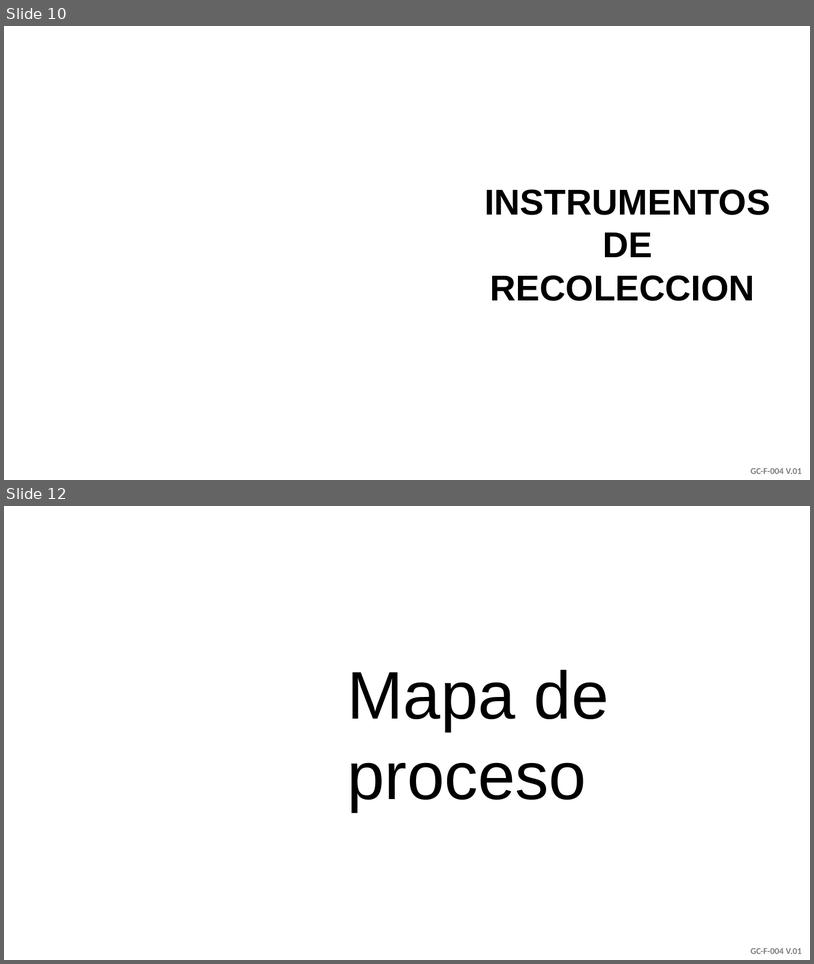
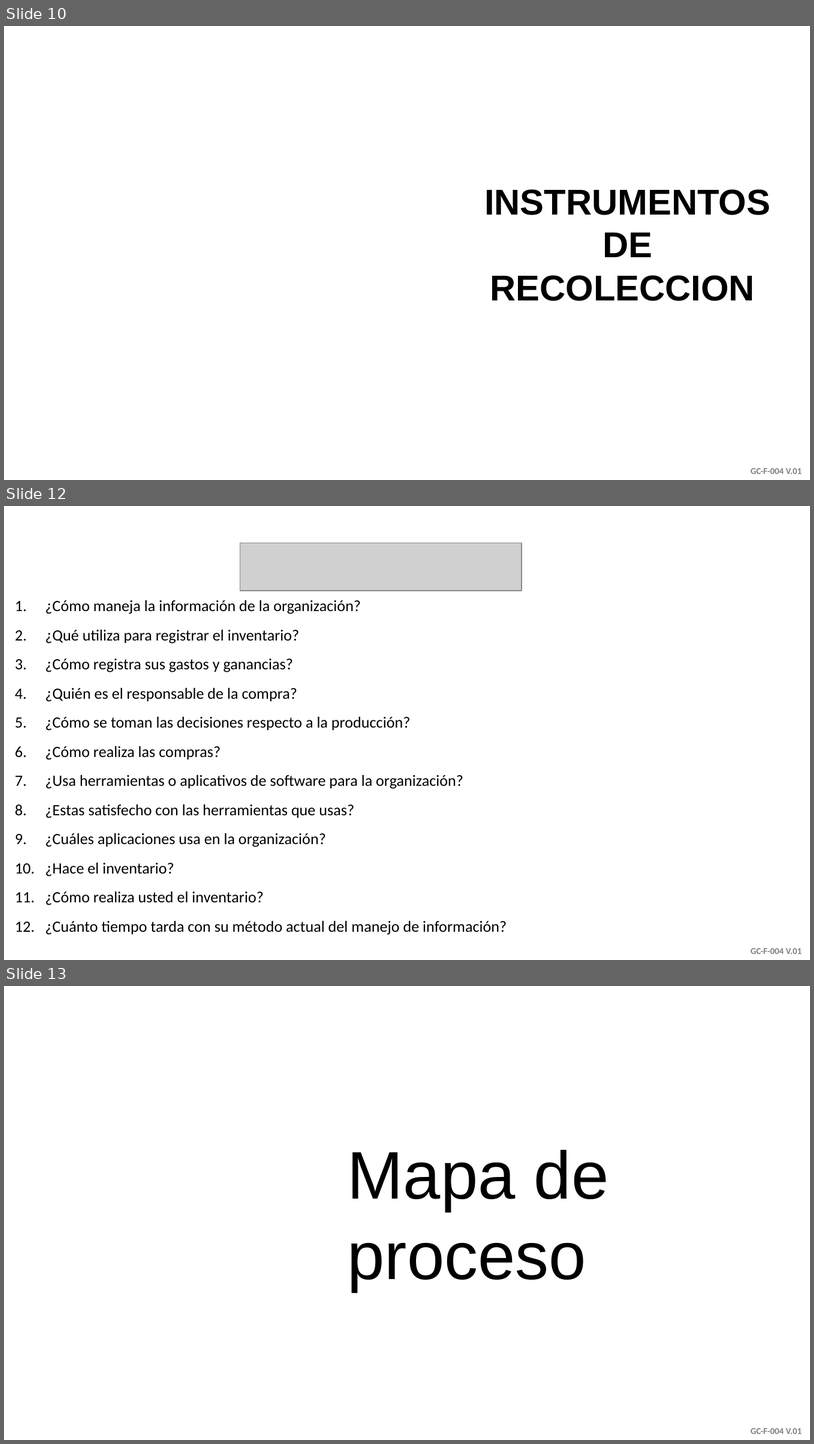
Before and after one commit to helen-baquero/PROYECTO-PANADERIA-FRUTO-PAN, a slide deck: proyecto panaderia fruto pan.pptx. Shown one above the other, each under a label of ours: slides 10 and 12 before the commit, slides 10, 12 and 13 after it; the slides between them are not shown. The pictures are 814x964 and 814x1444 pixels, drawn with LibreOffice and Linux fonts; fonts in the diff are those of the drawing; grey boxes stand for pictures; background and template pictures are left out. Boxes give left, top, right and bottom in pixels: in the first picture for what was removed or moved away, otherwise in the second. Text is boxed around its words. In the diff, an @@ line names an element or a change of style, - is before the commit and + after.

Commit message:
actual observado

```diff
--- a/proyecto panaderia fruto pan.pptx
+++ b/proyecto panaderia fruto pan.pptx
@@ slide 12 added at box(4, 506, 810, 960), background picture (left out); not listed: 1 template element that a slide beside it also shows @@
@@ picture added at box(240, 543, 522, 591) @@
@@ text added at box(45, 600, 507, 934), 14 pt, text #000000 @@
+1. ¿Cómo maneja la información de la organización?
+2. ¿Qué utiliza para registrar el inventario?
+3. ¿Cómo registra sus gastos y ganancias?
+4. ¿Quién es el responsable de la compra?
+5. ¿Cómo se toman las decisiones respecto a la producción?
+6. ¿Cómo realiza las compras?
+7. ¿Usa herramientas o aplicativos de software para la organización?
+8. ¿Estas satisfecho con las herramientas que usas?
+9. ¿Cuáles aplicaciones usa en la organización?
+10. ¿Hace el inventario?
+11. ¿Cómo realiza usted el inventario?
+12. ¿Cuánto tiempo tarda con su método actual del manejo de información?
@@ what was slide 12 is now slide 13 @@
```
Also in this commit, not shown: 8 slides changed, 1 other slide added, 1 slide removed.
